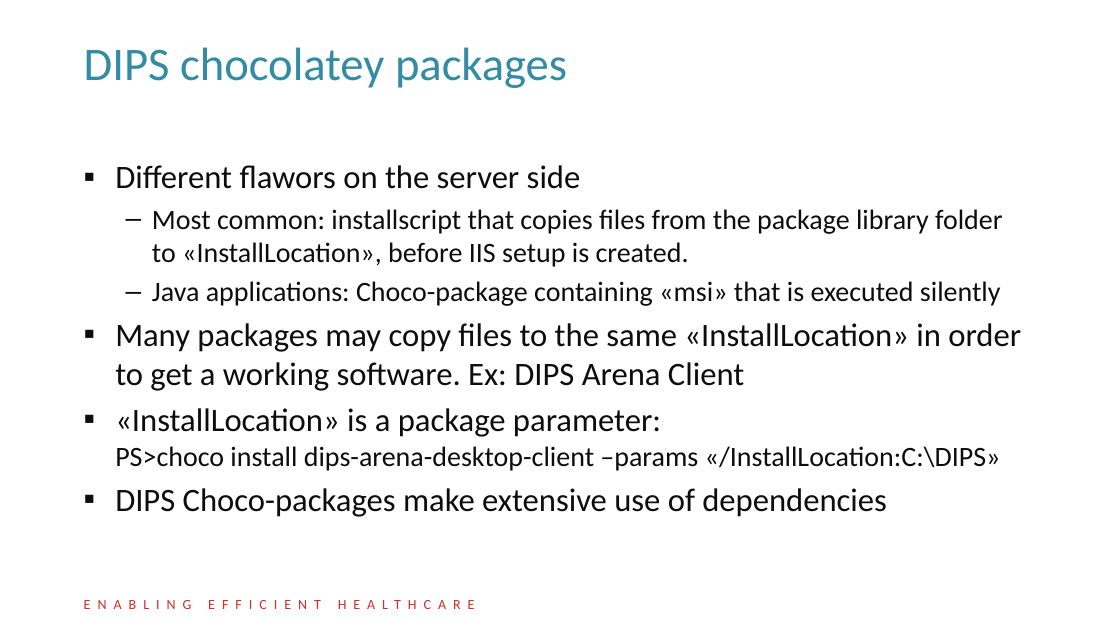
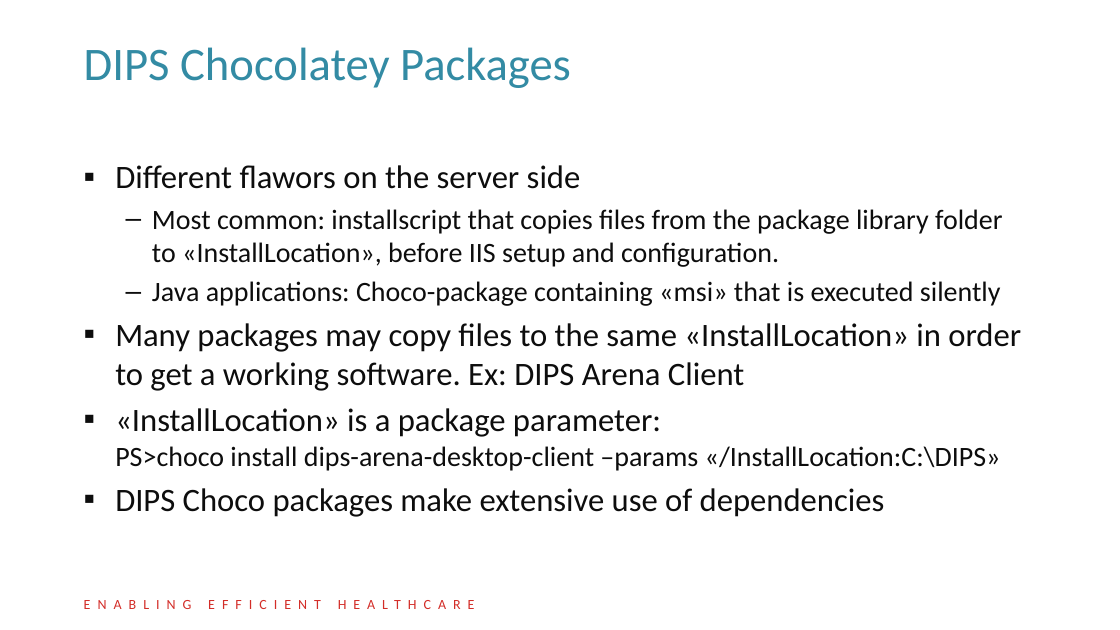
Before and after one commit to DIPSAS/InstallationTech, a slide deck: slide 38 of presentation/InstallationCourse.pptx (slide 37 before the commit). Drawn at 1120x630 pixels with LibreOffice and Linux fonts; fonts in the diff are those of the drawing; background and template pictures are left out. Boxes give left, top, right and bottom in pixels: in the first picture for what was removed or moved away, otherwise in the second. Text is boxed around its words. In the diff, an @@ line names an element or a change of style, - is before the commit and + after.

Commit message:
Presentation tweaks

```diff
--- a/presentation/InstallationCourse.pptx
+++ b/presentation/InstallationCourse.pptx
@@ title at (x1=84, y1=47, x2=571, y2=88): text changed @@
-DIPS chocolatey packages
+DIPS Chocolatey Packages
@@ text at (x1=152, y1=209, x2=1003, y2=267): text changed @@
-  – Most common: installscript that copies files from the package library folder to «InstallLocation», before IIS setup is created.
+  – Most common: installscript that copies files from the package library folder to «InstallLocation», before IIS setup and configuration.
@@ text at (x1=115, y1=488, x2=885, y2=517): text changed @@
-▪ DIPS Choco-packages make extensive use of dependencies
+▪ DIPS Choco packages make extensive use of dependencies
```
Also in this commit, not shown: 6 other slides changed, 1 slide added.
